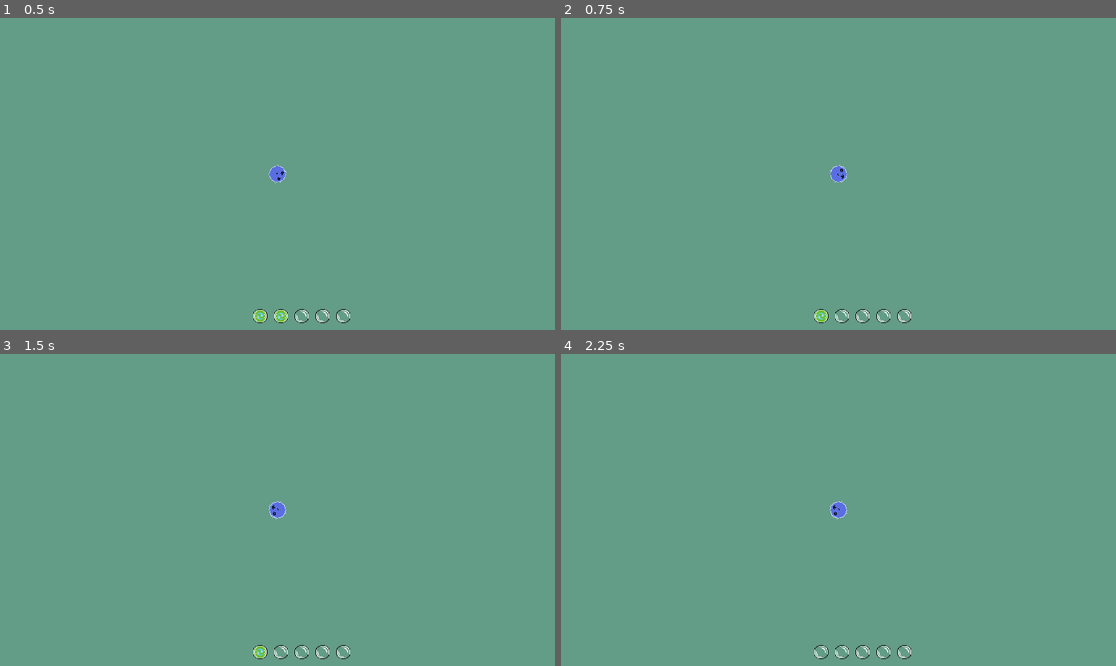
Above: before the commit, frames 1-4 (two rows, left to right).
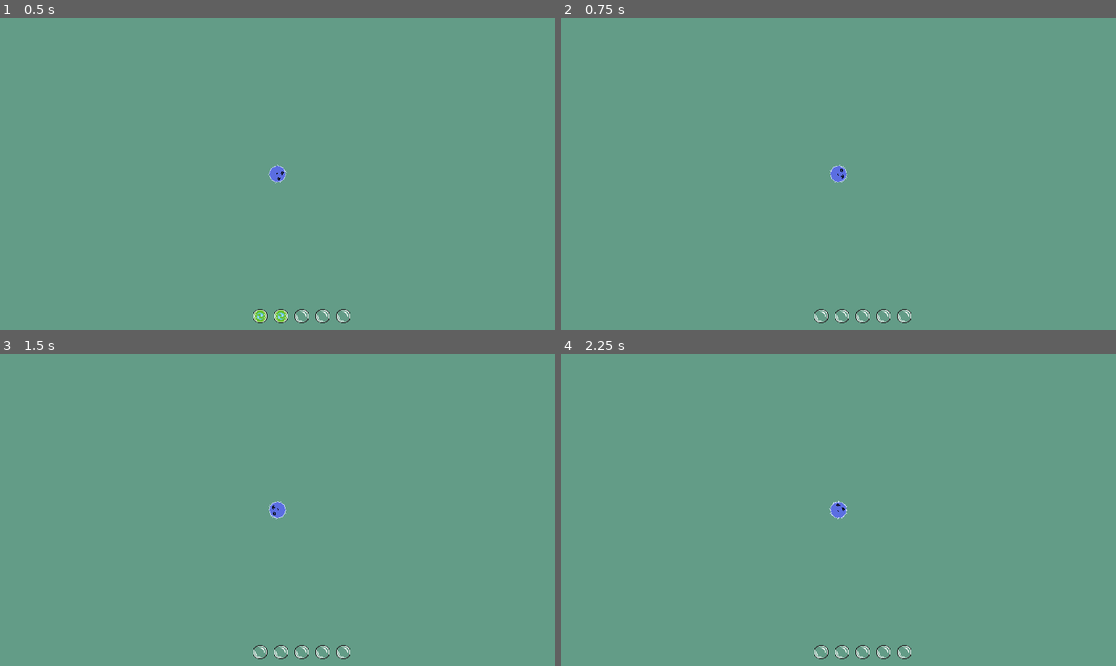
Above: after the commit, the same moments.

Repository: Ethan-D-S/primordial
Game: Godot game, scene res://main.tscn
Two runs of this game, one before a commit and one after it. Both use one fixed random seed, a clock stepped at 60 frames per second and the inputs below.
Inputs (mouse positions are in pixels of both pictures, inside the frame that each line leads up to):
- Up to frame 1 (0.5 s): no input
- Up to frame 2 (0.75 s): move the mouse to (960, 158) at 0.52 s; hold Space (dash) from 0.53 s (still down)
- Up to frame 3 (1.5 s): tap Enter at 1.25 s; move the mouse to (166, 525) at 1.27 s; release Space (dash) at 1.28 s; click (166, 525) at 1.35 s
- Up to frame 4 (2.25 s): tap Space (dash) at 2 s; move the mouse to (894, 441) at 2.02 s; hold E (regenerate) from 2.03 s (still down)

Frame 1 is identical in both runs. In frame 2, less than 0.1% of the frame differs, in the area x 45-48%, y 93-98%; in frame 3, less than 0.1%; in frame 4, less than 0.1%.

Commit message:
updated dash energy cost

Diff:
--- a/player.gd
+++ b/player.gd
@@ -72,6 +72,7 @@
 	get_input()
 	move_and_slide()
 
+
 # update scale based on mass
 func grow():
 	# calculate increase with current mass
@@ -80,6 +81,7 @@
 	scale = Vector2(new_scale, new_scale)
 	update_speed()
 	emit_signal("grew")
+
 
 func eat(mass_eaten, creature_type):
 
@@ -100,6 +102,7 @@
 		mass += mass_gained
 		# emit signal for effects/animations?
 
+
 # use when increasing energy
 func gain_energy(energy_gained) -> void:
 	# check if energy is full
@@ -108,11 +111,13 @@
 		# connect to UI
 		emit_signal("energy_changed", energy)
 
+
 # use when reducing energy
 func spend_energy(energy_spent) -> void:
 		if energy > 0:
 			energy -= energy_spent
 			emit_signal("energy_changed", energy)
+
 
 func update_speed():
 	speed = max(base_speed * base_mass/mass, base_speed)
--- a/player.tscn
+++ b/player.tscn
@@ -41,4 +41,4 @@
 
 [node name="DashAbility" type="Node" parent="Abilities"]
 script = ExtResource("6_2hs0m")
-energy_cost = 1.0
+energy_cost = 2.0
